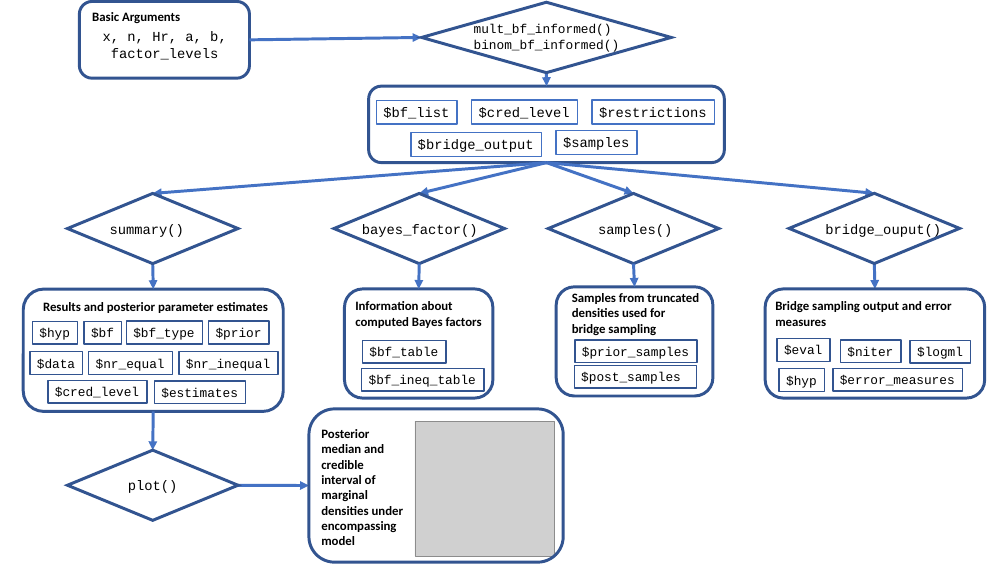
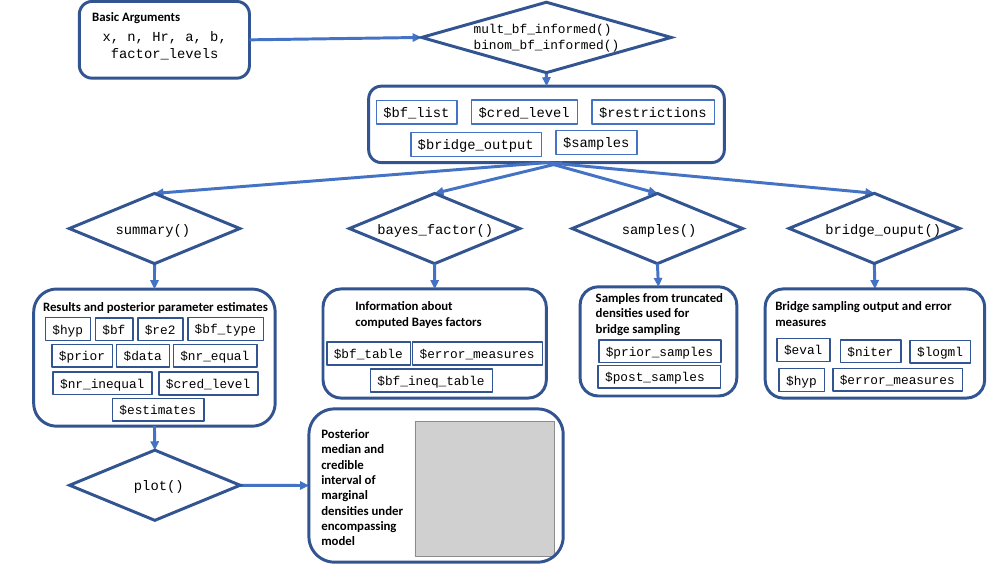
Before and after one commit to ASarafoglou/bmult, a slide deck: slide 1 of manuscript/scheme_multibridge.pptx. Drawn at 1008x567 pixels with LibreOffice and Linux fonts; fonts in the diff are those of the drawing; grey boxes stand for pictures. Boxes give left, top, right and bottom in pixels: in the first picture for what was removed or moved away, otherwise in the second. Text is boxed around its words. In the diff, an @@ line names an element or a change of style, - is before the commit and + after.

```diff
--- a/manuscript/scheme_multibridge.pptx
+++ b/manuscript/scheme_multibridge.pptx
@@ arrow moved from (547, 162) - (634, 194) to (547, 162) - (658, 194) @@
@@ text "summary()": place and size @@
-text "summary()" at (110,224,184,237)
+text "summary()" at (116,224,190,237)
@@ 2 arrows, 1 text, 1 diamond: place and size @@
-2 arrows, 1 text, 1 diamond at (334,162,547,289)
+2 arrows, 1 text, 1 diamond at (349,162,562,289)
@@ 2 texts, 2 rectangles, 1 diamond, 1 rounded rectangle, 1 arrow: place and size @@
-2 texts, 2 rectangles, 1 diamond, 1 rounded rectangle, 1 arrow at (549,194,719,396)
+2 texts, 2 rectangles, 1 diamond, 1 rounded rectangle, 1 arrow at (572,194,743,396)
@@ rounded rectangle: place and size @@
-rounded rectangle at (23,289,284,412)
+rounded rectangle at (34,289,276,426)
@@ rounded rectangle: place and size @@
-rounded rectangle at (345,289,493,398)
+rounded rectangle at (323,289,547,398)
@@ rectangle "$hyp": place and size @@
-rectangle "$hyp" at (33,322,78,345)
+rectangle "$hyp" at (45,318,91,340)
@@ rectangle "$bf": place and size @@
-rectangle "$bf" at (84,322,122,345)
+rectangle "$bf" at (96,318,133,341)
@@ rectangle added at (138,318,184,341), outline #325491 1.5 pt, 13 pt, text #000000 @@
+$re2
@@ rectangle "$bf_type": place and size @@
-rectangle "$bf_type" at (126,321,202,344)
+rectangle "$bf_type" at (188,318,264,340)
@@ rectangle "$prior": place and size @@
-rectangle "$prior" at (208,321,269,344)
+rectangle "$prior" at (52,345,112,367)
@@ rectangle "$data": place and size @@
-rectangle "$data" at (30,352,83,374)
+rectangle "$data" at (117,345,170,367)
@@ rectangle "$nr_equal": place and size @@
-rectangle "$nr_equal" at (89,352,172,374)
+rectangle "$nr_equal" at (174,345,257,367)
@@ rectangle "$bf_table": place and size @@
-rectangle "$bf_table" at (362,341,446,364)
+rectangle "$bf_table" at (327,342,410,365)
@@ rectangle added at (413,342,542,365), outline #325491 1.5 pt, 13 pt, text #000000 @@
+$error_measures
@@ rectangle "$nr_inequal": place and size @@
-rectangle "$nr_inequal" at (179,352,279,374)
+rectangle "$nr_inequal" at (53,372,152,395)
@@ rectangle "$cred_level": place and size @@
-rectangle "$cred_level" at (48,381,147,403)
+rectangle "$cred_level" at (159,372,258,395)
@@ rectangle "$bf_ineq_table": place and size @@
-rectangle "$bf_ineq_table" at (362,369,483,391)
+rectangle "$bf_ineq_table" at (371,369,493,392)
@@ rectangle "$estimates": place and size @@
-rectangle "$estimates" at (155,381,246,404)
+rectangle "$estimates" at (113,398,204,421)
@@ arrow moved from (153, 411) - (152, 450) to (155, 426) - (155, 450) @@
@@ text "plot()": place and size @@
-text "plot()" at (128,480,178,493)
+text "plot()" at (134,480,184,493)
```
Also in this commit, not shown: 14 other files.
